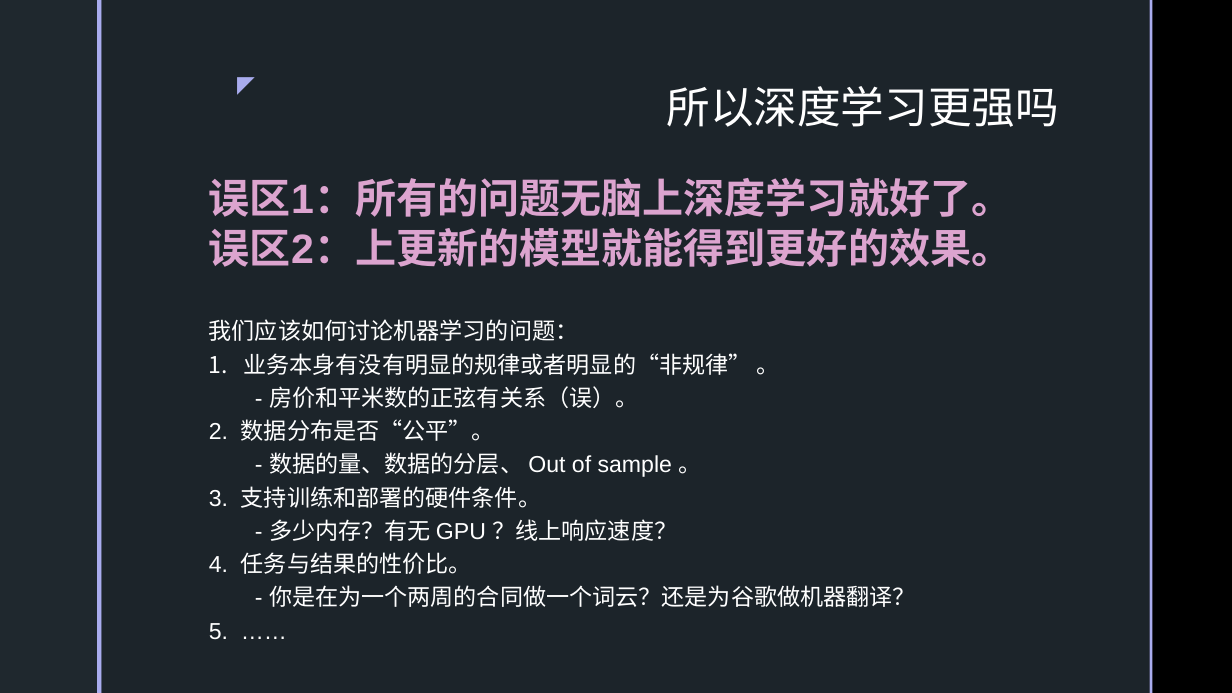
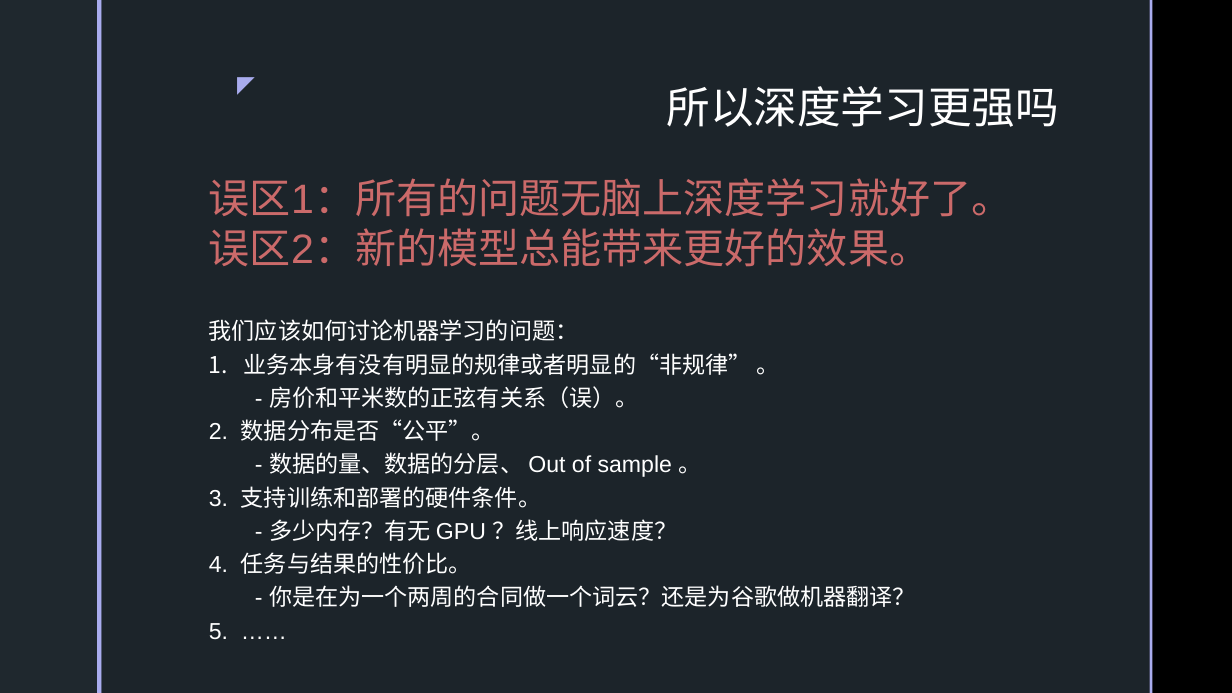
Before and after one commit to SakigamiYang/PyCon, a slide deck: slide 9 of Python-Meetup/20210523/深度学习简介.pptx. Drawn at 1232x693 pixels with LibreOffice and Linux fonts; fonts in the diff are those of the drawing; background and template pictures are left out. Boxes give left, top, right and bottom in pixels: in the first picture for what was removed or moved away, otherwise in the second. Text is boxed around its words. In the diff, an @@ line names an element or a change of style, - is before the commit and + after.

```diff
--- a/Python-Meetup/20210523/深度学习简介.pptx
+++ b/Python-Meetup/20210523/深度学习简介.pptx
@@ text at (x1=209, y1=178, x2=1012, y2=217): text colour gradient #C567AF to #DCA4CF to #F3E1EF to #CB6A6A, letter outline #CB6A6A 1 pt to none, bold off in "误区1：所有的问题无脑上深度学习就好了。" @@
@@ text at (x1=209, y1=228, x2=930, y2=267): text changed; text colour gradient #C567AF to #DCA4CF to #F3E1EF to #CB6A6A; bold off @@
-误区2：上更新的模型就能得到更好的效果。
+误区2：新的模型总能带来更好的效果。
```
Also in this commit, not shown: 3 other slides changed.
